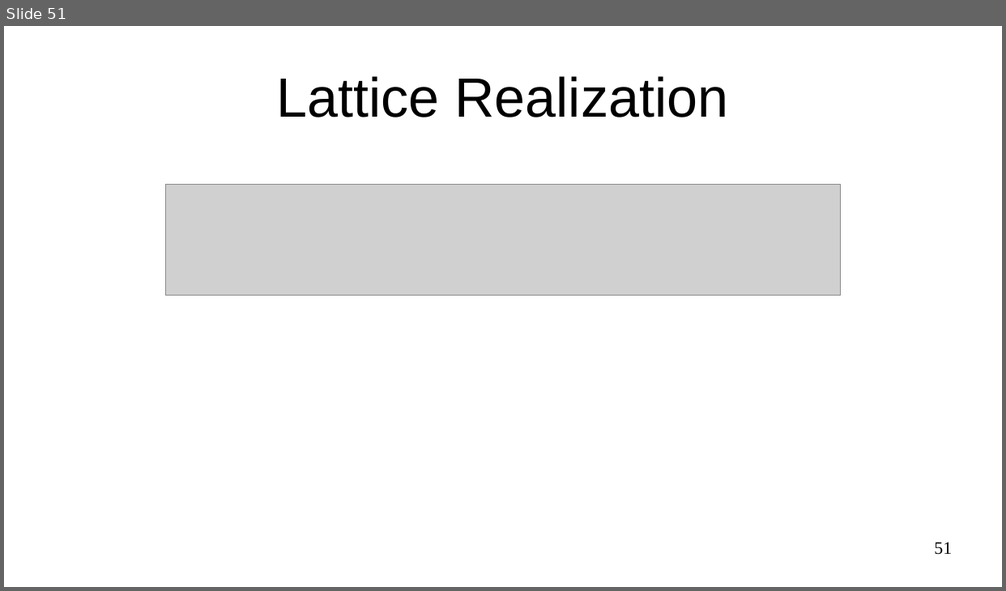
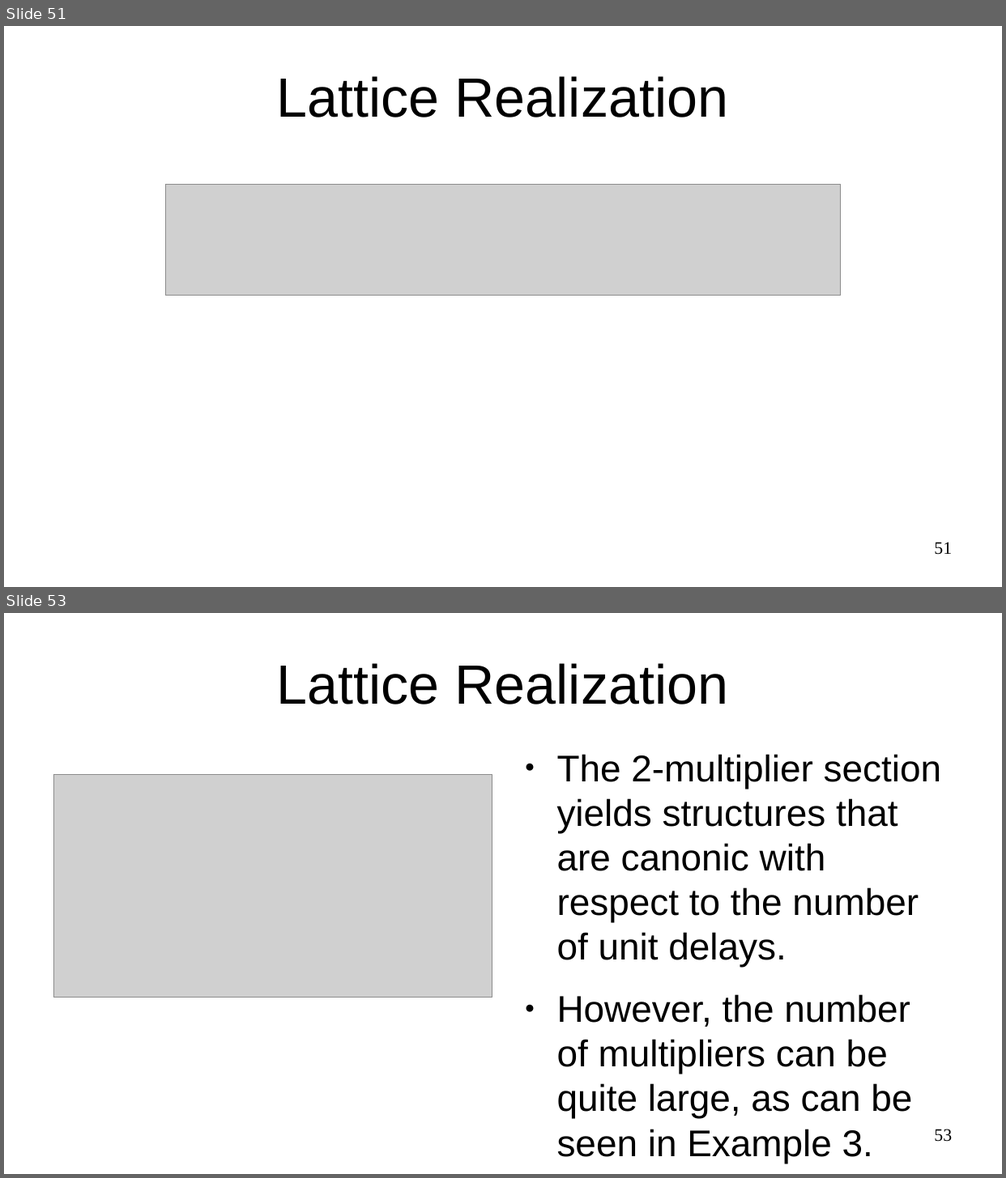
Before and after one commit to miftanurfarid/pengolahan_sinyal_digital, a slide deck: slide/2022/09.realization_of_digital_filters/09.realization_of_digital_filters.odp. Shown one above the other, each under a label of ours: slide 51 before the commit, slides 51 and 53 after it; the slides between them are not shown. The pictures are 1006x591 and 1006x1178 pixels, drawn with LibreOffice and Linux fonts; fonts in the diff are those of the drawing; grey boxes stand for pictures. Boxes give left, top, right and bottom in pixels: in the first picture for what was removed or moved away, otherwise in the second. Text is boxed around its words. In the diff, an @@ line names an element or a change of style, - is before the commit and + after.

```diff
--- a/slide/2022/09.realization_of_digital_filters/09.realization_of_digital_filters.odp
+++ b/slide/2022/09.realization_of_digital_filters/09.realization_of_digital_filters.odp
@@ slide 53 added at (4,613,1002,1174), background #FFFFFF @@
@@ title added at (277,663,729,705), 44 pt, text #000000 @@
+Lattice Realization
@@ text added at (557,754,941,1163), 29.6 pt, text #000000 @@
+● The 2-multiplier section yields structures that are canonic with respect to the number of unit delays.
+● However, the number of multipliers can be quite large, as can be seen in Example 3.
@@ picture added at (53,774,492,998) @@
@@ page number added at (934,1129,952,1142), 14 pt, text #000000 @@
+53
```
Also in this commit, not shown: 1 slide changed, 4 other slides added.
